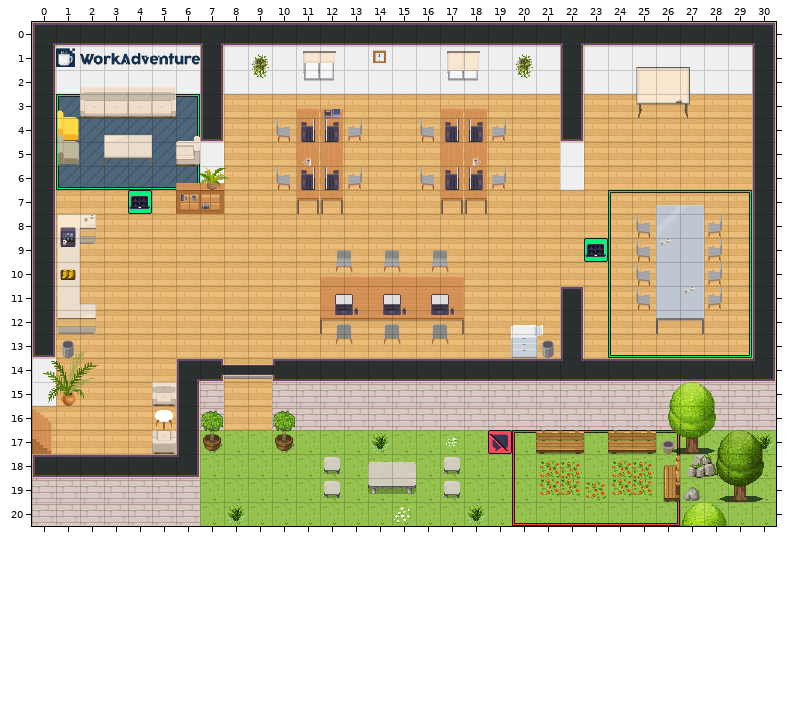
Two versions of a level (Tiled map (JSON), office.tmj). The first picture shows the starting point.
Cells are 32x32 px. Shown: x 0..30, y 0..20.
Now the later version:
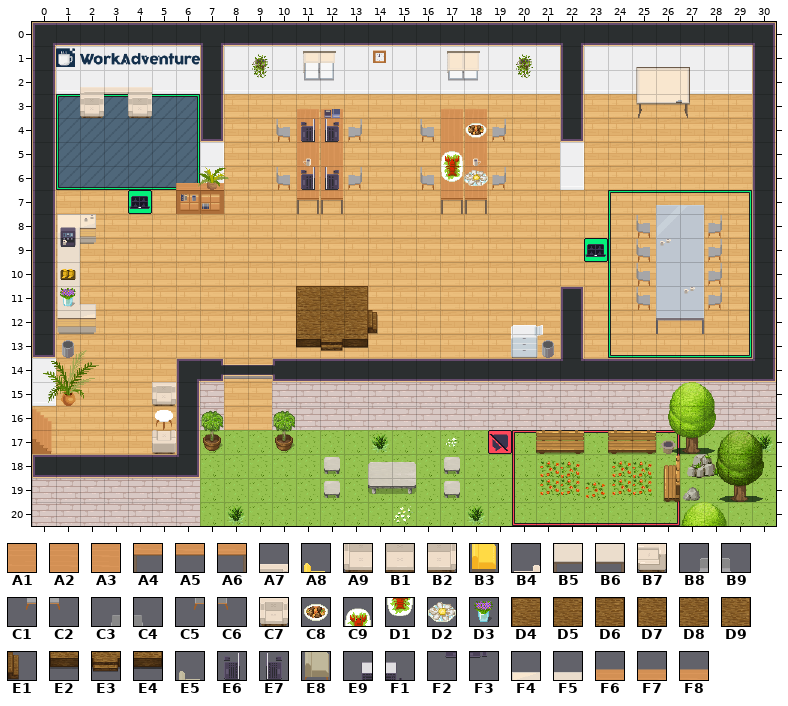
Key: from "Chunk 1": A1 49, A2 50, A3 51, A4 52, A5 53, A6 54, A7 72, A8 78, A9 79, B1 80, B2 81, B3 85, B4 86, B5 90, B6 91, B7 92, B8 102, B9 103, C1 106, C2 107, C3 111, C4 112, C5 116, C6 117, C7 122, C8 127, C9 129, D1 130, D2 131, D3 136, D4 137, D5 138, D6 139, D7 140, D8 141, D9 142, E1 143, E2 144, E3 145, E4 146, E5 149, E6 150, E7 151, E8 152, E9 158, F1 159, F2 160, F3 161, F4 166, F5 167, F6 172, F7 173, F8 174.
__ is an empty cell, .. an unchanged one.
Difference:
--- layer "furniture/furniture1"
@@ x 12..17 @@
-11 A1 A2 A2 A2 A2 A3
-12 A4 A5 A5 A5 A5 A6
+11 __ __ __ __ __ __
+12 __ __ __ __ __ __
--- layer "furniture/furniture2"
@@ x 1..6 @@
- 2 .. .. .. .. A7 ..
- 3 A8 A9 B1 B1 B2 ..
- 4 B3 .. .. .. .. B4
- 5 .. .. B5 B6 .. B7
+ 2 .. .. .. .. __ ..
+ 3 __ C7 __ C7 __ ..
+ 4 __ .. .. .. .. __
+ 5 .. .. __ __ .. __
@@ x 12..17 @@
- 9 B8 B9 B8 B9 B8 B9
-10 C1 C2 C1 C2 C1 C2
+ 9 __ __ __ __ __ __
+10 __ __ __ __ __ __
@@ x 12..17 @@
-12 C3 C4 C3 C4 C3 C4
-13 C5 C6 C5 C6 C5 C6
+12 __ __ __ __ __ __
+13 __ __ __ __ __ __
--- layer "furniture/furniture3"
@@ x 1..18 @@
- 4 E5 .. .. .. .. .. .. .. .. .. .. .. .. .. .. .. E6 E7
- 5 E8 .. .. .. .. .. .. .. .. .. .. .. .. .. .. .. __ ..
- 6 .. .. .. .. .. .. .. .. .. .. .. .. .. .. .. .. E6 E7
+ 4 __ .. .. .. .. .. .. .. .. .. .. .. .. .. .. .. __ C8
+ 5 __ .. .. .. .. .. .. .. .. .. .. .. .. .. .. .. C9 ..
+ 6 .. .. .. .. .. .. .. .. .. .. .. .. .. .. .. .. D1 D2
@@ x 1..17 @@
-11 __ .. .. .. .. .. .. .. .. .. __ E9 F1 E9 F1 E9 F1
-12 .. .. .. .. .. .. .. .. .. .. __ F2 F3 F2 F3 F2 F3
-13 .. .. .. .. .. .. .. .. .. .. __ __ __ .. .. .. ..
+11 D3 .. .. .. .. .. .. .. .. .. D4 D5 D6 __ __ __ __
+12 .. .. .. .. .. .. .. .. .. .. D7 D8 D9 E1 __ __ __
+13 .. .. .. .. .. .. .. .. .. .. E2 E3 E4 .. .. .. ..
--- layer "above/above1"
@@ x 3..4 @@
- 4 F4 F5
+ 4 __ __
@@ x 12..17 @@
-10 F6 F7 F7 F7 F7 F8
+10 __ __ __ __ __ __
Pixel boxes of the changes (left, top, right, bottom) in both pictures:
changed: (57, 87, 200, 166)
changed: (441, 119, 488, 190)
changed: (296, 250, 464, 351)
added: (60, 288, 76, 307)
